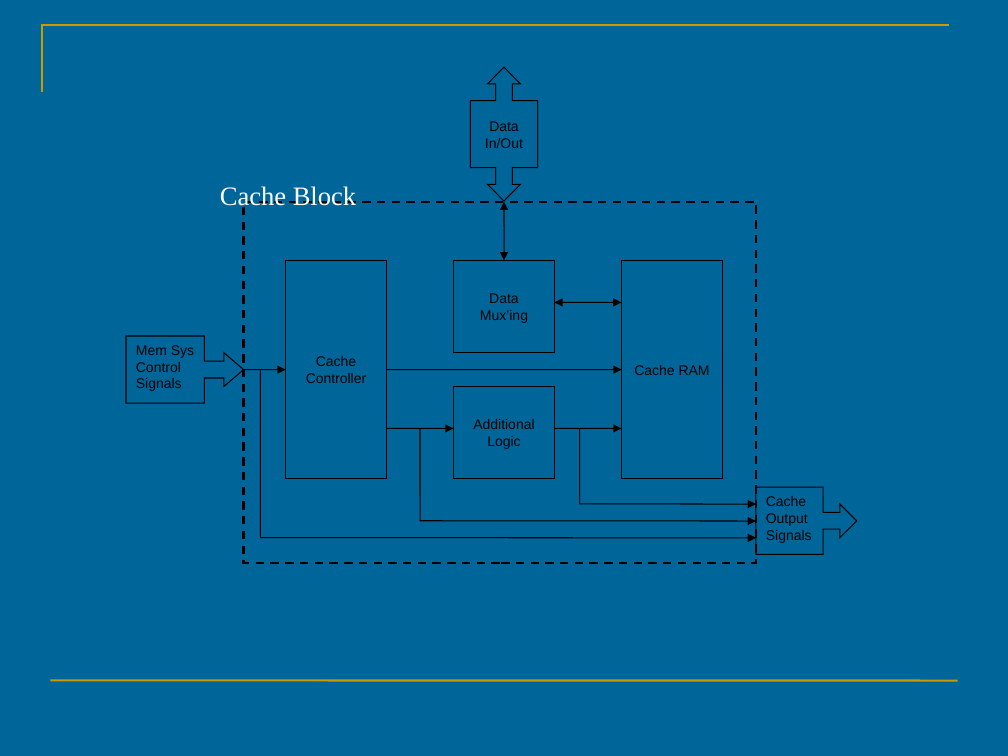
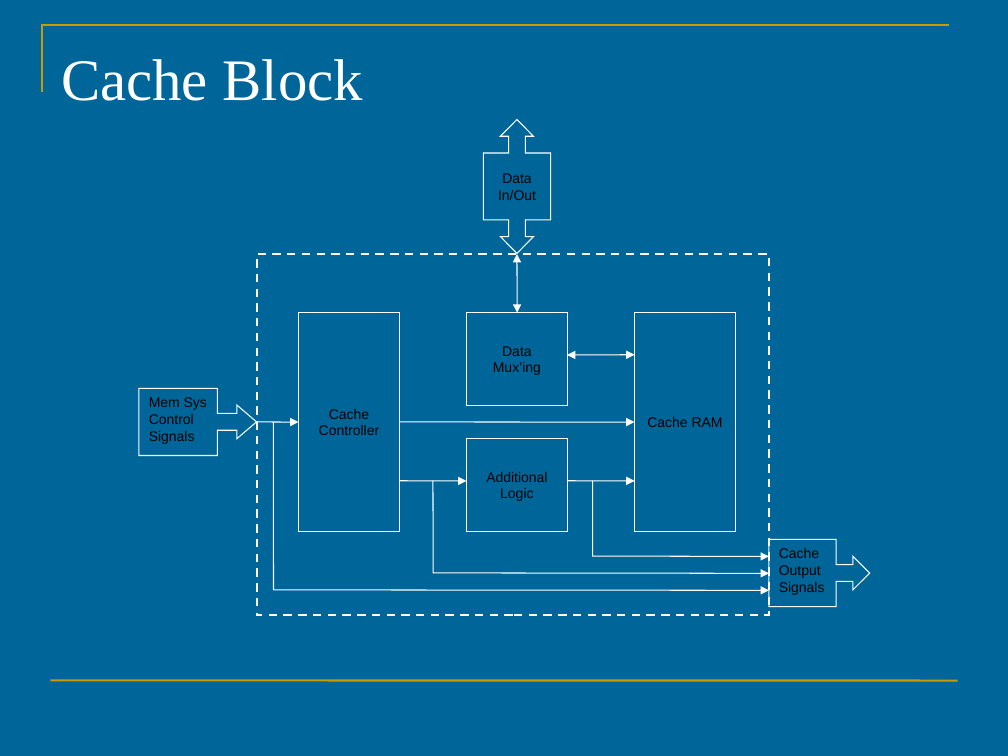
Before and after one commit to maikmerten/hmc-mips, a slide deck: slide 9 of uoa/doc/proposal-seminar.ppt. Drawn at 1008x756 pixels with LibreOffice and Linux fonts; fonts in the diff are those of the drawing. Boxes give left, top, right and bottom in pixels: in the first picture for what was removed or moved away, otherwise in the second. Text is boxed around its words. In the diff, an @@ line names an element or a change of style, - is before the commit and + after.

```diff
--- a/uoa/doc/proposal-seminar.ppt
+++ b/uoa/doc/proposal-seminar.ppt
@@ title "Cache Block": place and size @@
-title "Cache Block" at bbox=[220, 186, 356, 211]
+title "Cache Block" at bbox=[61, 59, 363, 101]
@@ title "Cache Block" at bbox=[61, 59, 363, 101]: size 19 to 42 pt @@
@@ rectangle at bbox=[257, 254, 769, 615]: outline #000000 1.5 pt dashed to #FFFFFF 1.5 pt dashed @@
@@ double arrow (517, 254) - (517, 312): stroke #000000 0.74 pt to #FFFFFF 0.74 pt @@
@@ double arrow (635, 355) - (568, 355): stroke #000000 0.74 pt to #FFFFFF 0.74 pt @@
@@ outline #000000 0.74 pt to #FFFFFF 0.74 pt in 7 elements at bbox=[298, 312, 399, 531], bbox=[635, 312, 736, 531], bbox=[467, 438, 568, 531], bbox=[769, 539, 870, 607], bbox=[484, 120, 551, 254], bbox=[467, 312, 568, 405], bbox=[139, 388, 257, 456] @@
@@ arrow (257, 422) - (298, 422): stroke #000000 0.74 pt to #FFFFFF 0.74 pt @@
@@ 5 rectangles, 4 arrows, 2 right arrow callouts, 1 freeform shape, 1 double arrow, 1 line: place and size @@
-5 rectangles, 4 arrows, 2 right arrow callouts, 1 freeform shape, 1 double arrow, 1 line at bbox=[126, 68, 857, 562]
+5 rectangles, 4 arrows, 2 right arrow callouts, 1 freeform shape, 1 double arrow, 1 line at bbox=[139, 120, 870, 615]
@@ line (273, 422) - (273, 590): stroke #000000 0.74 pt to #FFFFFF 0.74 pt @@
@@ arrow (399, 422) - (635, 422): stroke #000000 0.74 pt to #FFFFFF 0.74 pt @@
@@ arrow (399, 481) - (467, 481): stroke #000000 0.74 pt to #FFFFFF 0.74 pt @@
@@ 3 arrows, 2 lines, 1 double arrow: place and size @@
-3 arrows, 2 lines, 1 double arrow at bbox=[260, 302, 756, 538]
+3 arrows, 2 lines, 1 double arrow at bbox=[273, 355, 769, 591]
@@ line (433, 481) - (433, 574): stroke #000000 0.74 pt to #FFFFFF 0.74 pt @@
@@ arrow (568, 481) - (635, 481): stroke #000000 0.74 pt to #FFFFFF 0.74 pt @@
@@ line (593, 481) - (593, 556): stroke #000000 0.74 pt to #FFFFFF 0.74 pt @@
@@ arrow (593, 556) - (769, 556): stroke #000000 0.74 pt to #FFFFFF 0.74 pt @@
@@ arrow (273, 590) - (769, 591): stroke #000000 0.74 pt to #FFFFFF 0.74 pt @@
@@ arrow (433, 573) - (769, 574): stroke #000000 0.74 pt to #FFFFFF 0.74 pt @@
```
Also in this commit, not shown: 10 other slides changed, 2 slides added, 1 other file.
